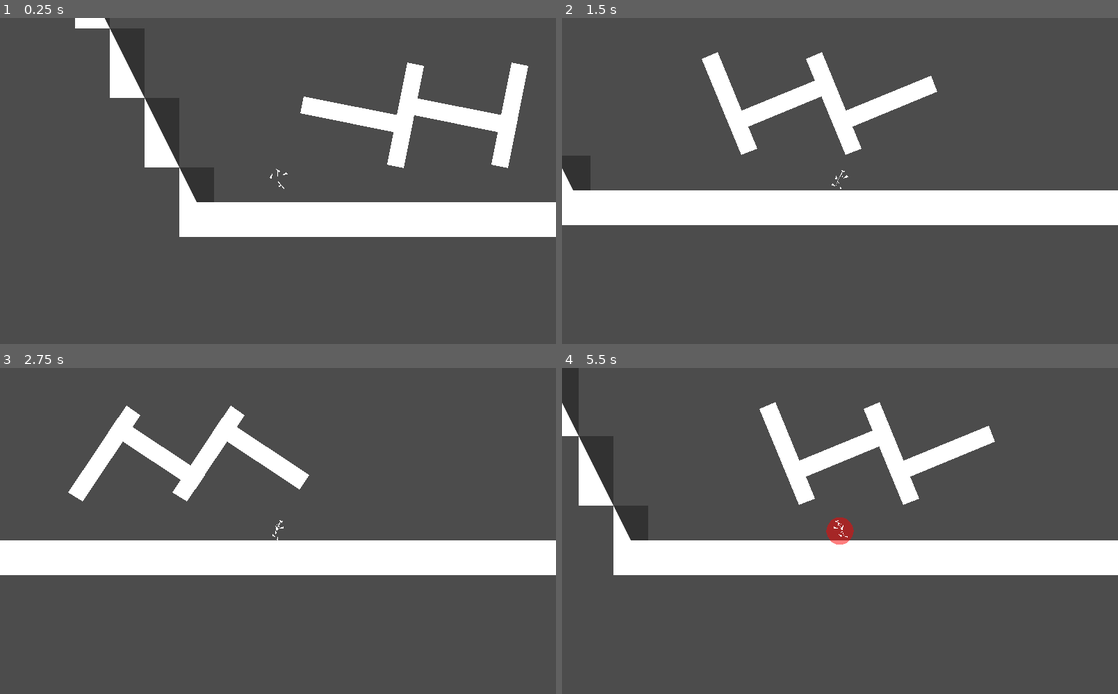
Above: before the commit, frames 1-4 (two rows, left to right).
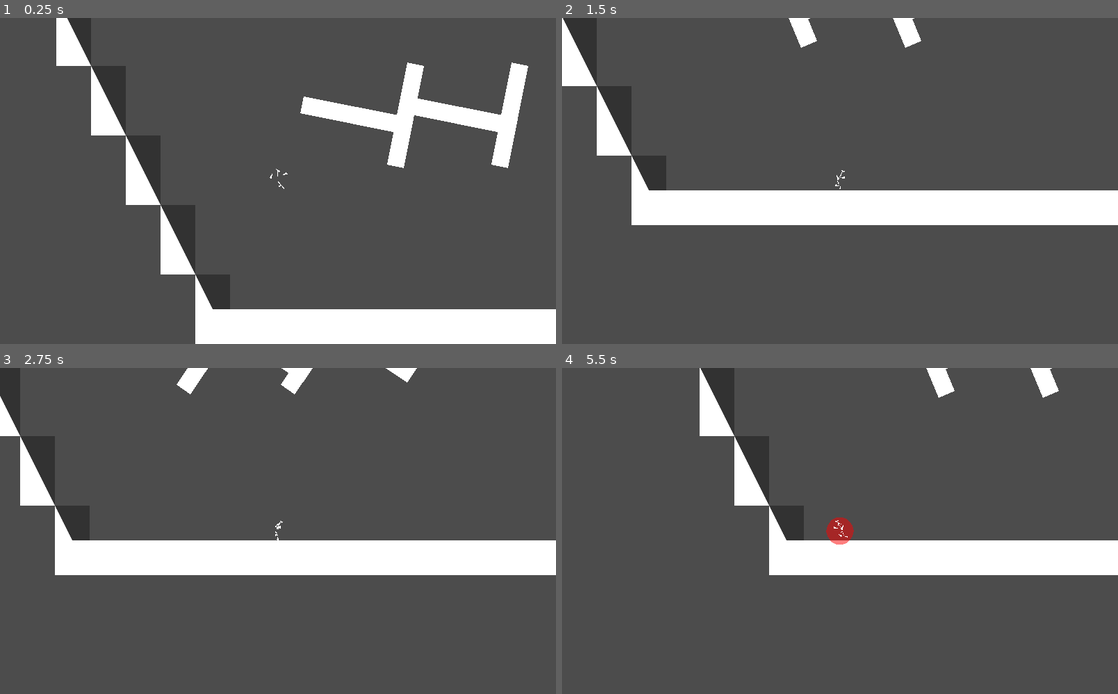
Above: after the commit, the same moments.

Repository: Luraktinus/EN_
Game: Godot game, scene res://Levels/9.tscn
Two runs of this game, one before a commit and one after it. Both use one fixed random seed, a clock stepped at 60 frames per second and the inputs below. This scene is started directly instead of the project's main scene.
Inputs:
- Up to frame 1 (0.25 s): no input
- Up to frame 2 (1.5 s): tap Enter at 0.5 s; hold Right (ui_right) 0.53-1.28 s; hold Left (ui_left) from 1.28 s (still down)
- Up to frame 3 (2.75 s): release Left (ui_left) at 2.03 s; hold Right (ui_right) from 2.03 s (still down)
- Up to frame 4 (5.5 s): release Right (ui_right) at 2.78 s; hold Up (ui_up) 2.78-3.53 s; hold Left (ui_left) from 3.53 s (still down)

The runs differ from the first frame. In frame 1, 22% of the frame differs, in the area x 10-100%, y 0-100%; in frame 2, 9.4%; in frame 3, 7.9%; in frame 4, 13%.

Commit message:
Tweens?

Diff:
--- a/Entitys/Player.gd
+++ b/Entitys/Player.gd
@@ -158,7 +158,6 @@
 
 
 func _draw():
-	print(lenvelocity)
 	if lenvelocity > 1500:
 		draw_circle( Vector2(0,0), 50, Color(1,0,0,0.5) )
 
@@ -176,7 +175,6 @@
 	get_tree().change_scene(scene)
 
 func death():
-	print("Death")
 	if alive:
 		$DeathTimer.start()
 		$Audio/player_die.play()
--- a/Entitys/Player.tscn
+++ b/Entitys/Player.tscn
@@ -256,7 +256,7 @@
 "times": PoolRealArray( 0 ),
 "transitions": PoolRealArray( 1 ),
 "update": 0,
-"values": [ Vector2( -19, -1.43051e-006 ) ]
+"values": [ Vector2( -19, -1.43051e-06 ) ]
 }
 tracks/19/type = "value"
 tracks/19/path = NodePath("Sprite/Spine/RightLeg/Foot:rotation_degrees")
@@ -376,7 +376,7 @@
 "times": PoolRealArray( 0 ),
 "transitions": PoolRealArray( 1 ),
 "update": 0,
-"values": [ Vector2( -18, -1.90735e-006 ) ]
+"values": [ Vector2( -18, -1.90735e-06 ) ]
 }
 tracks/29/type = "value"
 tracks/29/path = NodePath("Sprite/Spine/RightArm/Hand/Position2D:rotation_degrees")
@@ -598,7 +598,7 @@
 "times": PoolRealArray( 0, 3 ),
 "transitions": PoolRealArray( 1, 1 ),
 "update": 0,
-"values": [ Vector2( -19, -1.43051e-006 ), Vector2( -19, -1.43051e-006 ) ]
+"values": [ Vector2( -19, -1.43051e-06 ), Vector2( -19, -1.43051e-06 ) ]
 }
 tracks/17/type = "value"
 tracks/17/path = NodePath("Sprite/Spine/RightLeg/Foot:rotation_degrees")
@@ -670,7 +670,7 @@
 "times": PoolRealArray( 0, 3 ),
 "transitions": PoolRealArray( 1, 1 ),
 "update": 0,
-"values": [ Vector2( -18, -1.90735e-006 ), Vector2( -18, -1.90735e-006 ) ]
+"values": [ Vector2( -18, -1.90735e-06 ), Vector2( -18, -1.90735e-06 ) ]
 }
 tracks/23/type = "value"
 tracks/23/path = NodePath("Sprite/Spine/RightArm/Hand/Position2D:rotation_degrees")
@@ -988,7 +988,7 @@
 "times": PoolRealArray( 0 ),
 "transitions": PoolRealArray( 1 ),
 "update": 0,
-"values": [ Vector2( -19, -1.43051e-006 ) ]
+"values": [ Vector2( -19, -1.43051e-06 ) ]
 }
 tracks/19/type = "value"
 tracks/19/path = NodePath("Sprite/Spine/RightLeg/Foot:rotation_degrees")
@@ -1108,7 +1108,7 @@
 "times": PoolRealArray( 0 ),
 "transitions": PoolRealArray( 1 ),
 "update": 0,
-"values": [ Vector2( -18, -1.90735e-006 ) ]
+"values": [ Vector2( -18, -1.90735e-06 ) ]
 }
 tracks/29/type = "value"
 tracks/29/path = NodePath("Sprite/Spine/RightArm/Hand/Position2D:rotation_degrees")
@@ -1354,7 +1354,7 @@
 "times": PoolRealArray( 0, 1 ),
 "transitions": PoolRealArray( 1, 1 ),
 "update": 0,
-"values": [ Vector2( -19, -1.43051e-006 ), Vector2( -19, -1.43051e-006 ) ]
+"values": [ Vector2( -19, -1.43051e-06 ), Vector2( -19, -1.43051e-06 ) ]
 }
 tracks/19/type = "value"
 tracks/19/path = NodePath("Sprite/Spine/RightLeg/Foot:rotation_degrees")
@@ -1474,7 +1474,7 @@
 "times": PoolRealArray( 0, 1 ),
 "transitions": PoolRealArray( 1, 1 ),
 "update": 0,
-"values": [ Vector2( -18, -1.90735e-006 ), Vector2( -18, -1.90735e-006 ) ]
+"values": [ Vector2( -18, -1.90735e-06 ), Vector2( -18, -1.90735e-06 ) ]
 }
 tracks/29/type = "value"
 tracks/29/path = NodePath("Sprite/Spine/RightArm/Hand/Position2D:rotation_degrees")
@@ -1720,7 +1720,7 @@
 "times": PoolRealArray( 0 ),
 "transitions": PoolRealArray( 1 ),
 "update": 0,
-"values": [ Vector2( -19, -1.43051e-006 ) ]
+"values": [ Vector2( -19, -1.43051e-06 ) ]
 }
 tracks/19/type = "value"
 tracks/19/path = NodePath("Sprite/Spine/RightLeg/Foot:rotation_degrees")
@@ -1768,7 +1768,7 @@
 "times": PoolRealArray( 0 ),
 "transitions": PoolRealArray( 1 ),
 "update": 0,
-"values": [ Vector2( -18, -1.90735e-006 ) ]
+"values": [ Vector2( -18, -1.90735e-06 ) ]
 }
 tracks/23/type = "value"
 tracks/23/path = NodePath("Sprite/Spine/RightArm/Hand/Position2D:rotation_degrees")
@@ -2038,7 +2038,7 @@
 "times": PoolRealArray( 0, 0.6, 1.2, 1.8 ),
 "transitions": PoolRealArray( 1, 1, 1, 1 ),
 "update": 0,
-"values": [ Vector2( -18, -1.90735e-006 ), Vector2( -18, -1.90735e-006 ), Vector2( -18, -1.90735e-006 ), Vector2( -18, -1.90735e-006 ) ]
+"values": [ Vector2( -18, -1.90735e-06 ), Vector2( -18, -1.90735e-06 ), Vector2( -18, -1.90735e-06 ), Vector2( -18, -1.90735e-06 ) ]
 }
 tracks/15/type = "value"
 tracks/15/path = NodePath("Sprite/Spine/RightArm/Hand/Position2D:rotation_degrees")
@@ -2110,7 +2110,7 @@
 "times": PoolRealArray( 0, 0.6, 1.2, 1.8 ),
 "transitions": PoolRealArray( 1, 1, 1, 1 ),
 "update": 0,
-"values": [ Vector2( -19, -1.43051e-006 ), Vector2( -19, -1.43051e-006 ), Vector2( -19, -1.43051e-006 ), Vector2( -19, -1.43051e-006 ) ]
+"values": [ Vector2( -19, -1.43051e-06 ), Vector2( -19, -1.43051e-06 ), Vector2( -19, -1.43051e-06 ), Vector2( -19, -1.43051e-06 ) ]
 }
 tracks/21/type = "value"
 tracks/21/path = NodePath("Sprite/Spine/RightLeg/Foot:rotation_degrees")
@@ -2356,7 +2356,7 @@
 "times": PoolRealArray( 0 ),
 "transitions": PoolRealArray( 1 ),
 "update": 0,
-"values": [ Vector2( -19, -1.43051e-006 ) ]
+"values": [ Vector2( -19, -1.43051e-06 ) ]
 }
 tracks/11/type = "value"
 tracks/11/path = NodePath("Sprite/Spine/RightLeg/Foot:rotation_degrees")
@@ -2404,7 +2404,7 @@
 "times": PoolRealArray( 0 ),
 "transitions": PoolRealArray( 1 ),
 "update": 0,
-"values": [ Vector2( -18, -1.90735e-006 ) ]
+"values": [ Vector2( -18, -1.90735e-06 ) ]
 }
 tracks/15/type = "value"
 tracks/15/path = NodePath("Sprite/Spine/RightArm/Hand/Position2D:rotation_degrees")
@@ -2661,7 +2661,6 @@
 shape = SubResource( 2 )
 
 [node name="CollisionShape2D3" type="CollisionShape2D" parent="."]
-visible = false
 position = Vector2( 0, -4 )
 shape = SubResource( 3 )
 
@@ -2915,7 +2914,7 @@
 [node name="Position2D" type="Position2D" parent="Sprite/Spine/RightArm/Hand"]
 light_mask = 0
 material = SubResource( 11 )
-position = Vector2( -18, -1.90735e-006 )
+position = Vector2( -18, -1.90735e-06 )
 rotation = 4.82779
 __meta__ = {
 "_edit_bone_": true
@@ -3007,7 +3006,7 @@
 [node name="Foot" type="Polygon2D" parent="Sprite/Spine/RightLeg"]
 light_mask = 0
 material = SubResource( 11 )
-position = Vector2( -19, -1.43051e-006 )
+position = Vector2( -19, -1.43051e-06 )
 rotation = 1.8948
 polygon = PoolVector2Array( -21.2787, 20, -24.2787, 34, -18.2787, 34 )
 uv = PoolVector2Array(  )
--- a/Levels/9.tscn
+++ b/Levels/9.tscn
@@ -79,6 +79,37 @@
 "update": 0,
 "values": [ 90.0, 180.0, 270.0, 360.0, 450.0 ]
 }
+
+[sub_resource type="GDScript" id=5]
+
+script/source = "extends Tween
+
+onready var pf = $\"..\"
+
+var rotation = 90
+onready var pos = pf.position
+var pos_change = Vector2(1000,0)
+
+func _ready():
+	set_active(true)
+	interpolate_property(pf, \"rotation\", 0, 90, 5, Tween.TRANS_LINEAR, Tween.EASE_IN)
+	interpolate_property(pf, \"position\", pf.position, pf.position + pos_change, 5, Tween.TRANS_LINEAR, Tween.EASE_IN)
+	start()
+
+func _on_Tween_tween_completed(object, key):
+	reset(object,key)
+	if key == \"rotation\":
+		rotation *= -1
+		interpolate_property(object, key, 0, rotation, 5, Tween.TRANS_LINEAR, Tween.EASE_IN)
+	elif key == \"position\":
+		pos *= -1
+		interpolate_property(object, key, pf.position, pf.position + pos_change, 5, Tween.TRANS_LINEAR, Tween.EASE_IN)
+	start()
+
+
+
+
+"
 
 [node name="9" type="Node2D"]
 
@@ -102,12 +133,12 @@
 tile_data = PoolIntArray( 1114107, 3, 0, 1179643, 11, 0, 1245180, 3, 0, 1310716, 11, 0, 1376253, 3, 0, 1441789, 11, 0,  …(652 unchanged characters)…
 
 [node name="Player" parent="." instance=ExtResource( 2 )]
-position = Vector2( 1002.38, 4608.37 )
+position = Vector2( 943.653, 4212.74 )
 
 [node name="Platforms" type="Node2D" parent="."]
 
 [node name="Block" parent="Platforms" instance=ExtResource( 3 )]
-position = Vector2( 1280, 4416 )
+position = Vector2( 1221.27, 4020.37 )
 scale = Vector2( 3, 0.5 )
 
 [node name="AnimationPlayer" type="AnimationPlayer" parent="Platforms/Block"]
@@ -120,7 +151,7 @@
 blend_times = [  ]
 
 [node name="Block2" parent="Platforms" instance=ExtResource( 3 )]
-position = Vector2( 1472, 4416 )
+position = Vector2( 1413.27, 4020.37 )
 rotation = 3.14159
 scale = Vector2( 3, 0.5 )
 
@@ -134,7 +165,7 @@
 blend_times = [  ]
 
 [node name="Block3" parent="Platforms" instance=ExtResource( 3 )]
-position = Vector2( 1664, 4416 )
+position = Vector2( 1605.27, 4020.37 )
 scale = Vector2( 3, 0.5 )
 
 [node name="AnimationPlayer" type="AnimationPlayer" parent="Platforms/Block3"]
@@ -147,7 +178,7 @@
 blend_times = [  ]
 
 [node name="Block4" parent="Platforms" instance=ExtResource( 3 )]
-position = Vector2( 1856, 4416 )
+position = Vector2( 1797.27, 4020.37 )
 rotation = 3.14159
 scale = Vector2( 3, 0.5 )
 
@@ -159,3 +190,17 @@
 playback_speed = 0.5
 "anims/Rotation Clockwise" = SubResource( 4 )
 blend_times = [  ]
+
+[node name="Block5" parent="Platforms" instance=ExtResource( 3 )]
+position = Vector2( 2743.96, 4578.72 )
+
+[node name="Tween" type="Tween" parent="Platforms/Block5"]
+repeat = true
+playback_process_mode = 1
+playback_speed = 1.0
+playback/active = false
+playback/repeat = true
+playback/speed = 1.0
+script = SubResource( 5 )
+
+[connection signal="tween_completed" from="Platforms/Block5/Tween" to="Platforms/Block5/Tween" method="_on_Tween_tween_completed"]
Not shown: 1 places in Levels/9.tscn that only renumber resources
